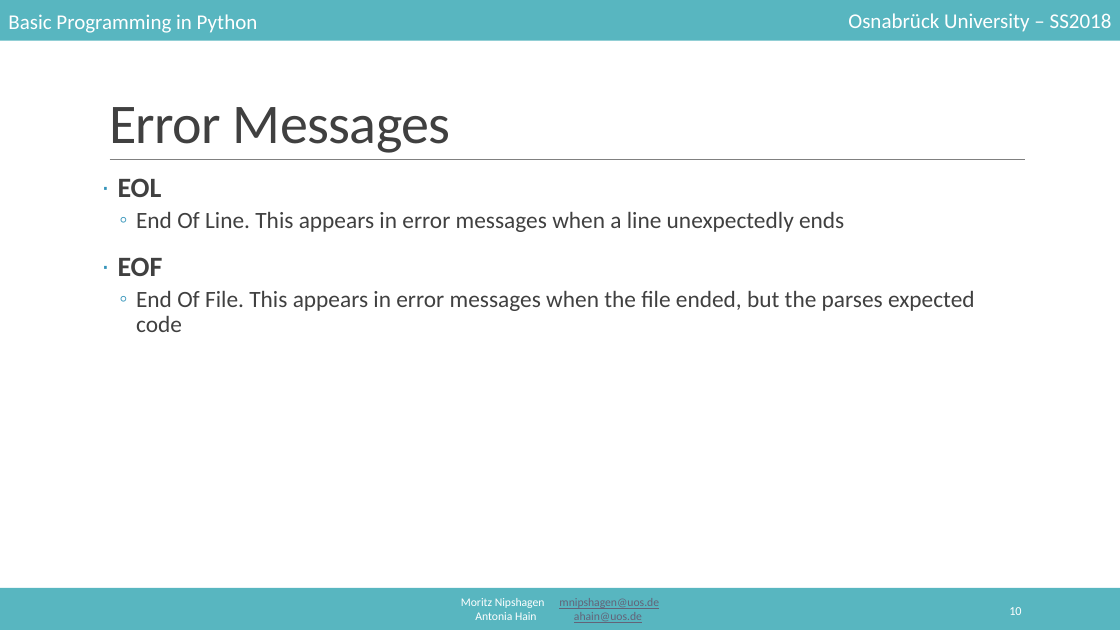
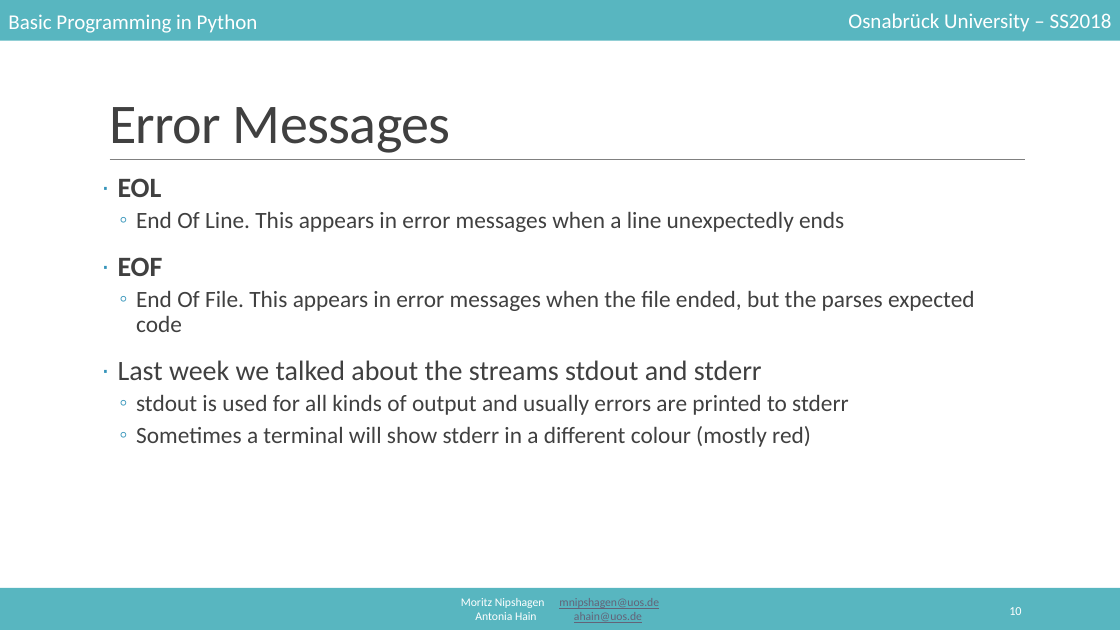
Before and after one commit to mnipshagen/monty, a slide deck: slide 10 of 2018/07/07_Debugging_errors_and_strategies.pptx. Drawn at 1120x630 pixels with LibreOffice and Linux fonts; fonts in the diff are those of the drawing. Boxes give left, top, right and bottom in pixels: in the first picture for what was removed or moved away, otherwise in the second. Text is boxed around its words. In the diff, an @@ line names an element or a change of style, - is before the commit and + after.

```diff
--- a/2018/07/07_Debugging_errors_and_strategies.pptx
+++ b/2018/07/07_Debugging_errors_and_strategies.pptx
@@ text at (118,360,849,447): paragraphs added @@
+· Last week we talked about the streams stdout and stderr
+  ◦ stdout is used for all kinds of output and usually errors are printed to stderr
+  ◦ Sometimes a terminal will show stderr in a different colour (mostly red)
```
Also in this commit, not shown: 10 other slides changed, 6 slides added, 1 slide removed, 5 other files.
